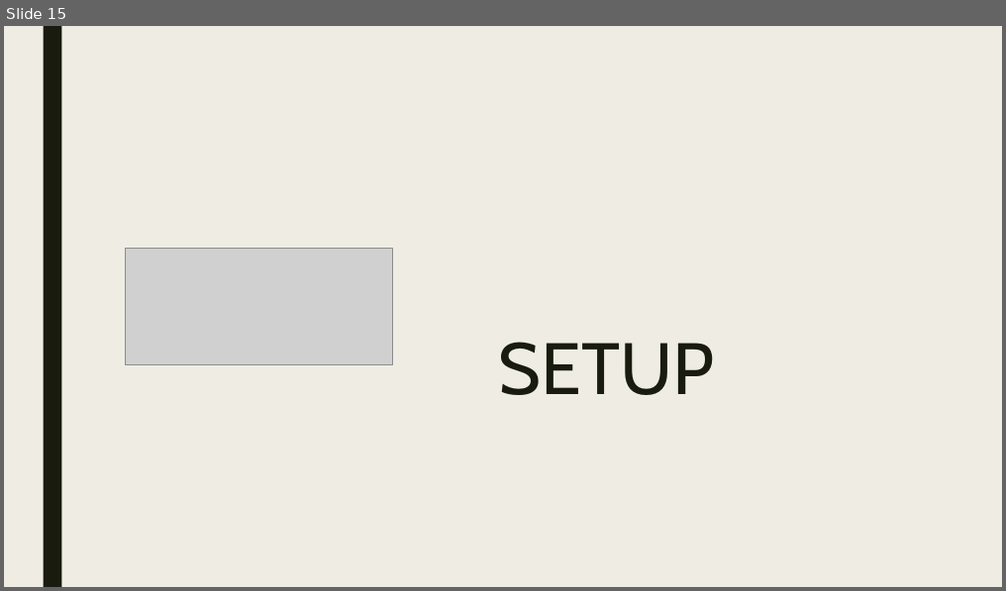
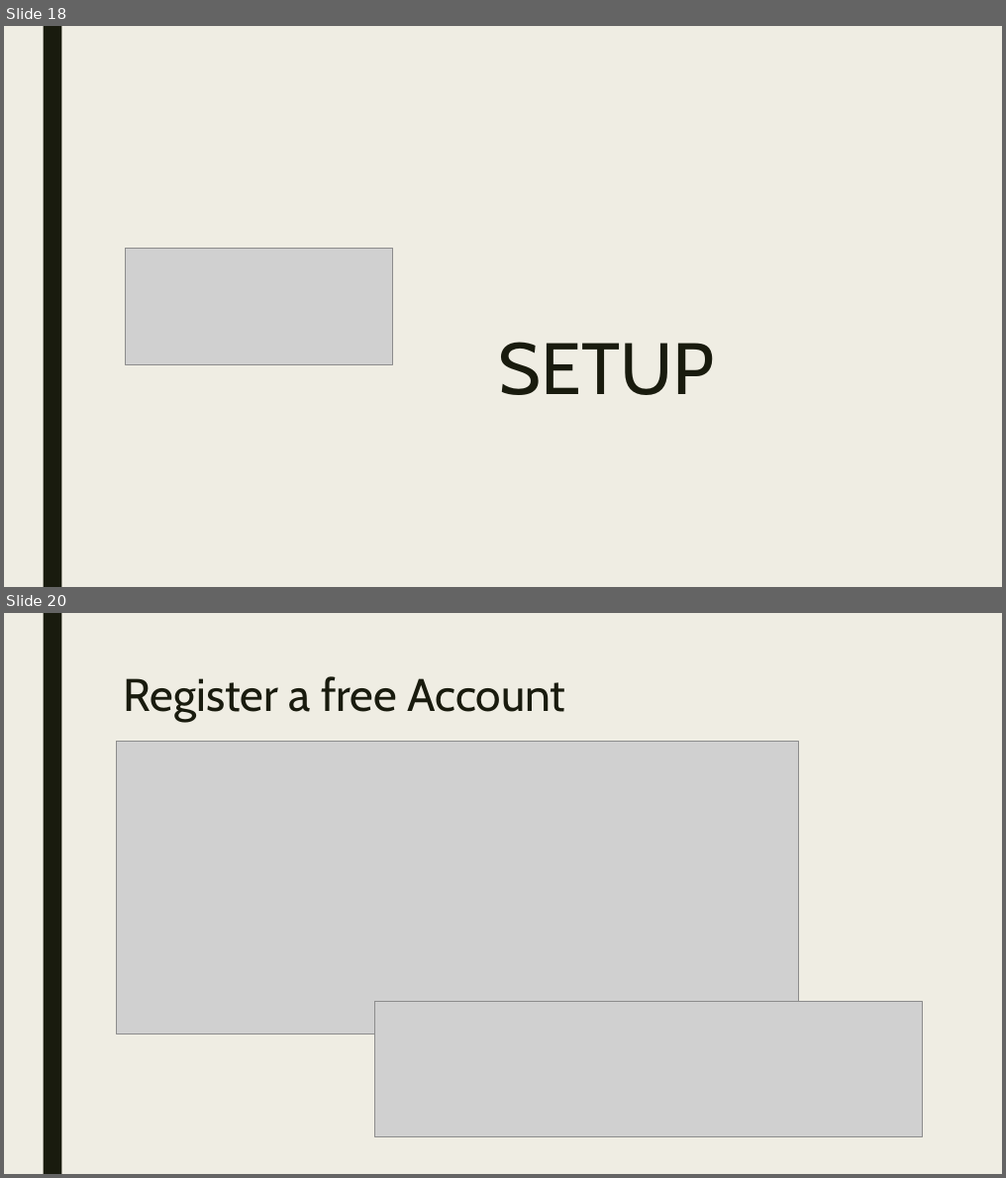
Before and after one commit to RforOperations2018/Class_2, a slide deck: Class 5.pptx. Shown one above the other, each under a label of ours: slide 15 before the commit, slides 18 and 20 after it; the slides between them are not shown. The pictures are 1006x591 and 1006x1178 pixels, drawn with LibreOffice and Linux fonts; fonts in the diff are those of the drawing; grey boxes stand for pictures. Boxes give left, top, right and bottom in pixels: in the first picture for what was removed or moved away, otherwise in the second. Text is boxed around its words. In the diff, an @@ line names an element or a change of style, - is before the commit and + after.

```diff
--- a/Class 5.pptx
+++ b/Class 5.pptx
@@ slide 20 added at (4, 613, 1002, 1174), background #EFEDE3; not listed: 1 template element that a slide beside it also shows @@
@@ title added at (124, 676, 566, 722), 44 pt, text #191B0E @@
+Register a free Account
@@ picture added at (116, 741, 799, 1035) @@
@@ picture added at (375, 1001, 923, 1137) @@
@@ what was slide 15 is now slide 18 @@
```
Also in this commit, not shown: 5 other slides added.
